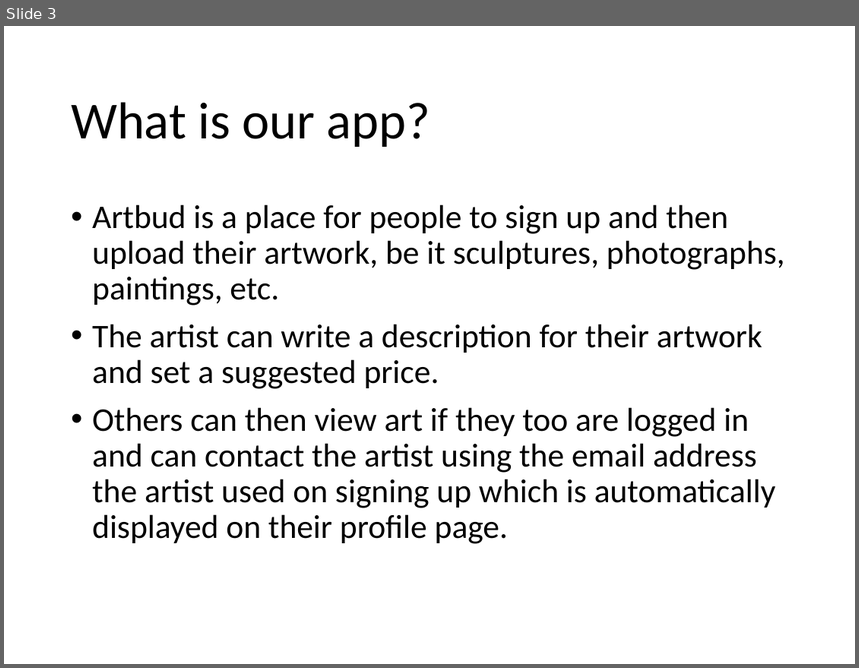
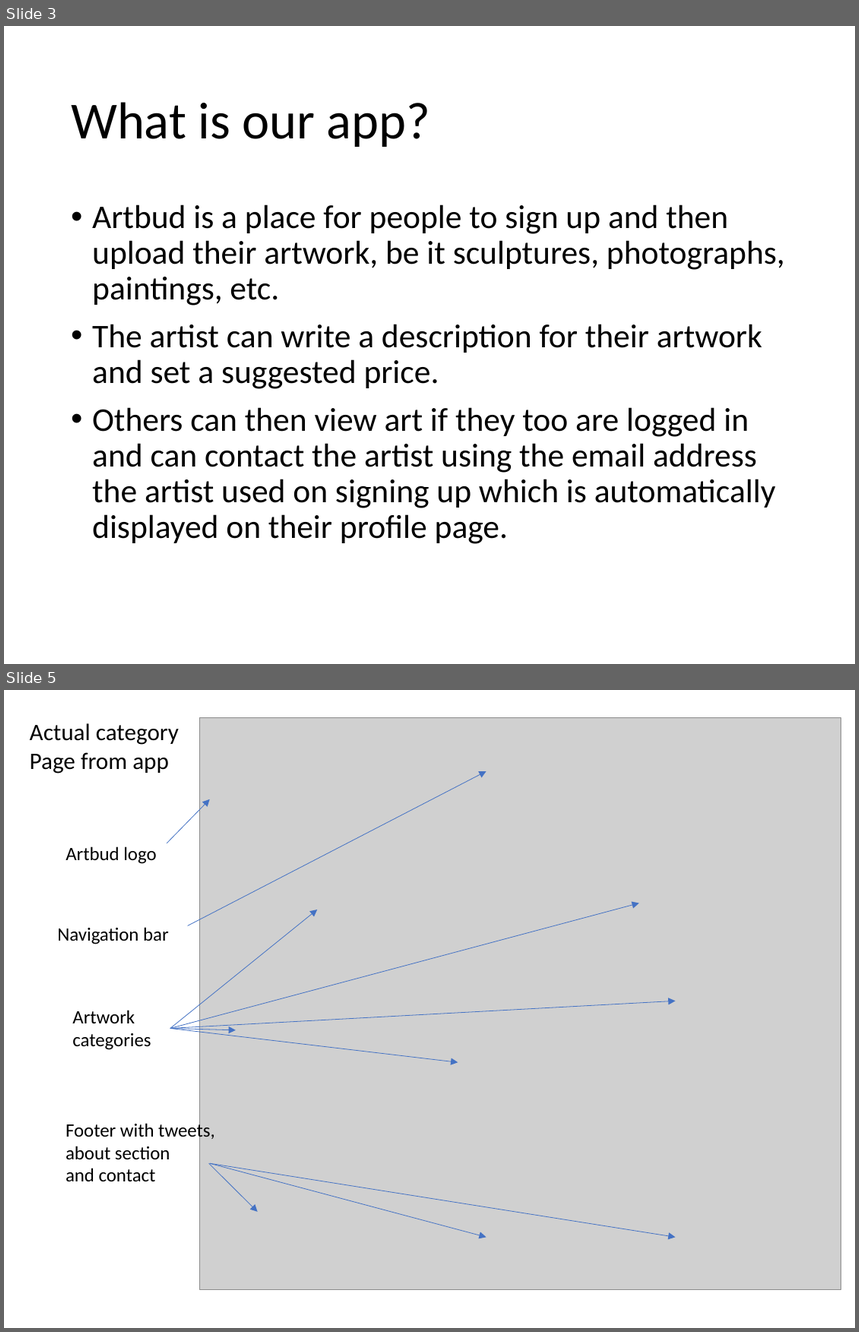
Before and after one commit to GilesMunn/artbud, a slide deck: presentation_material/powerpoint.pptx. Shown one above the other, each under a label of ours: slide 3 before the commit, slides 3 and 5 after it; the slides between them are not shown. The pictures are 859x668 and 859x1332 pixels, drawn with LibreOffice and Linux fonts; fonts in the diff are those of the drawing; grey boxes stand for pictures. Boxes give left, top, right and bottom in pixels: in the first picture for what was removed or moved away, otherwise in the second. Text is boxed around its words. In the diff, an @@ line names an element or a change of style, - is before the commit and + after.

```diff
--- a/presentation_material/powerpoint.pptx
+++ b/presentation_material/powerpoint.pptx
@@ slide 5 added at (4, 690, 855, 1328), background #FFFFFF @@
@@ text added at (30, 723, 179, 774), 20 pt, text #000000 @@
+Actual category
+Page from app
@@ picture added at (200, 718, 841, 1290) @@
@@ arrow added from (188, 926) to (487, 772), #4472C4 0.5 pt @@
@@ arrow added from (167, 844) to (210, 799), #4472C4 0.5 pt @@
@@ text added at (66, 847, 156, 864), 16 pt, text #000000 @@
+Artbud logo
@@ text added at (57, 927, 169, 945), 16 pt, text #000000 @@
+Navigation bar
@@ text added at (72, 1010, 151, 1050), 16 pt, text #000000 @@
+Artwork
+categories
@@ group added at (170, 904, 676, 1063): 5 arrows @@
@@ text added at (66, 1122, 215, 1182), 16 pt, text #000000 @@
+Footer with tweets, about section
+and contact
@@ arrow added from (209, 1163) to (258, 1212), #4472C4 0.5 pt @@
@@ arrow added from (210, 1163) to (487, 1237), #4472C4 0.5 pt @@
@@ arrow added from (210, 1163) to (676, 1237), #4472C4 0.5 pt @@
```
Also in this commit, not shown: 1 other slide added, 2 slides removed.
